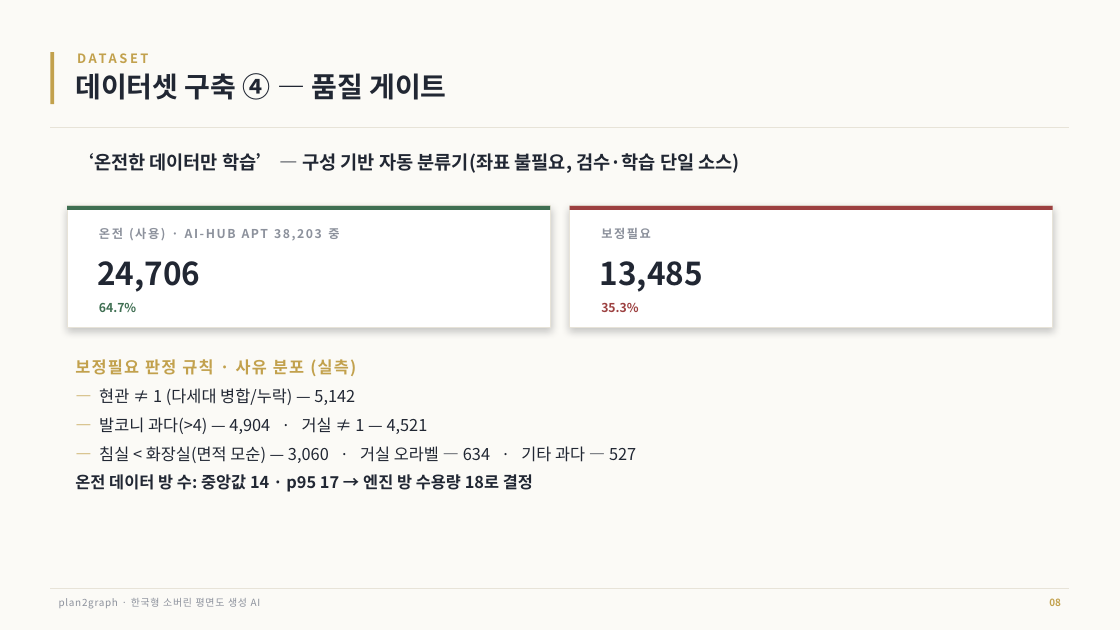
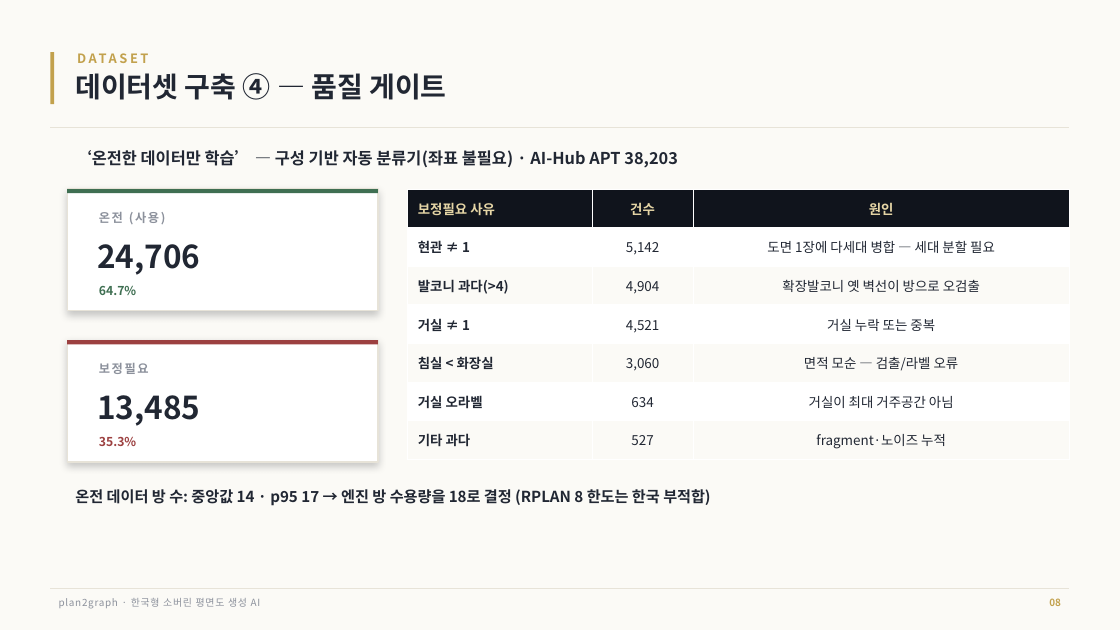
Before and after one commit to wissens2024/plan2graph, a slide deck: slide 8 of docs/plan2graph_중간발표.pptx. Drawn at 1120x630 pixels with LibreOffice and Linux fonts; fonts in the diff are those of the drawing. Boxes give left, top, right and bottom in pixels: in the first picture for what was removed or moved away, otherwise in the second. Text is boxed around its words. In the diff, an @@ line names an element or a change of style, - is before the commit and + after.

Commit message:
docs(ppt): 일반론→데이터/개발경과 보고서식 (카테고리별 문제·변환·추출 + 엔진 논문참조·아키텍처·학습)
- 데이터 ②: AI-Hub 카테고리별(provenance) 문제→변환 상세표 (dual/spa·str V2V복구/objocr
  2패스/dedup/nonfp, 실측 도면수)
- 데이터 ③: 추출 방법(V2V YOLO mAP 0.90→0.964·objocr 2패스 세대크롭·CRC32 dedup·g-0.3 병합)
- 데이터 ④: 품질게이트 사유별 원인 표(현관≠1=다세대병합 등)
- 엔진: 논문4편 참조표 / 한국형 아키텍처 변경표(6→13·8→18·8×8→18×18·Linear차원) / 학습방법
  (korean_to_engine 변환·3stage 레시피·ARM-A/B·평가축)
20슬라이드·표9개. 프리미엄 디자인 유지.

```diff
--- a/docs/plan2graph_중간발표.pptx
+++ b/docs/plan2graph_중간발표.pptx
@@ text at (x1=75, y1=150, x2=678, y2=168): text changed; size 16 to 14 pt @@
-‘온전한 데이터만 학습’ — 구성 기반 자동 분류기(좌표 불필요, 검수·학습 단일 소스)
+‘온전한 데이터만 학습’ — 구성 기반 자동 분류기(좌표 불필요) · AI-Hub APT 38,203
@@ rectangle resized from (x1=67, y1=206, x2=550, y2=328) to (x1=67, y1=189, x2=378, y2=311) @@
@@ rectangle resized from (x1=67, y1=206, x2=550, y2=210) to (x1=67, y1=189, x2=378, y2=193) @@
@@ table added at (x1=408, y1=189, x2=1070, y2=460), 7 rows, 3 columns @@
+보정필요 사유 | 건수 | 원인
+현관 ≠ 1 | 5,142 | 도면 1장에 다세대 병합 — 세대 분할 필요
+발코니 과다(>4) | 4,904 | 확장발코니 옛 벽선이 방으로 오검출
+거실 ≠ 1 | 4,521 | 거실 누락 또는 중복
+침실 < 화장실 | 3,060 | 면적 모순 — 검출/라벨 오류
+거실 오라벨 | 634 | 거실이 최대 거주공간 아님
+기타 과다 | 527 | fragment·노이즈 누적
@@ rectangle removed at (x1=570, y1=206, x2=1053, y2=328) @@
@@ text "24,706" moved from (x1=97, y1=261, x2=200, y2=292) to (x1=97, y1=244, x2=200, y2=275) @@
@@ text at (x1=99, y1=212, x2=166, y2=224): text changed @@
-온전 (사용) · AI-HUB APT 38,203 중
+온전 (사용)
@@ text "64.7%" moved from (x1=99, y1=302, x2=136, y2=312) to (x1=99, y1=285, x2=136, y2=295) @@
@@ rectangle resized from (x1=570, y1=206, x2=1053, y2=210) to (x1=67, y1=340, x2=378, y2=462) @@
@@ rectangle at (x1=67, y1=340, x2=378, y2=462): fill #9C4040 to #FFFFFF; outline none to #E7E3D8 1 pt @@
@@ rectangle added at (x1=67, y1=340, x2=378, y2=344), fill #9C4040 @@
@@ text "보정필요" moved from (x1=601, y1=228, x2=651, y2=239) to (x1=99, y1=363, x2=149, y2=374) @@
@@ text "13,485" moved from (x1=600, y1=261, x2=703, y2=292) to (x1=97, y1=395, x2=200, y2=426) @@
@@ text "35.3%" moved from (x1=601, y1=303, x2=638, y2=312) to (x1=99, y1=436, x2=136, y2=446) @@
@@ text at (x1=75, y1=489, x2=710, y2=506): text changed; size 14 to 13 pt; bold on @@
-보정필요 판정 규칙 · 사유 분포 (실측)
-— 현관 ≠ 1 (다세대 병합/누락) — 5,142
-— 발코니 과다(>4) — 4,904 · 거실 ≠ 1 — 4,521
-— 침실 < 화장실(면적 모순) — 3,060 · 거실 오라벨 — 634 · 기타 과다 — 527
-온전 데이터 방 수: 중앙값 14 · p95 17 → 엔진 방 수용량 18로 결정
+온전 데이터 방 수: 중앙값 14 · p95 17 → 엔진 방 수용량을 18로 결정 (RPLAN 8 한도는 한국 부적합)
```
Also in this commit, not shown: 8 other slides changed, 3 slides added, 1 slide removed, 1 other file.
